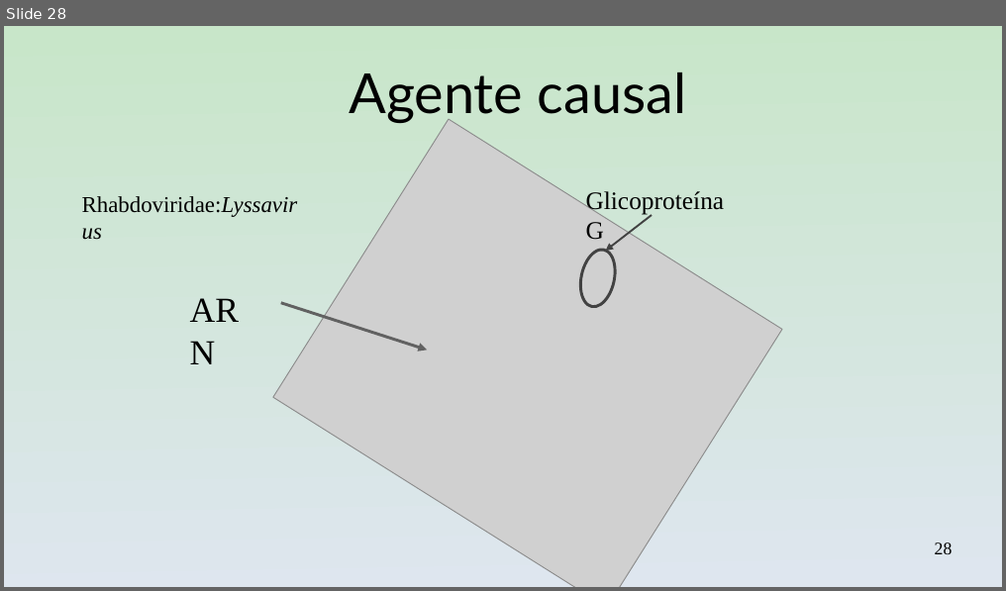
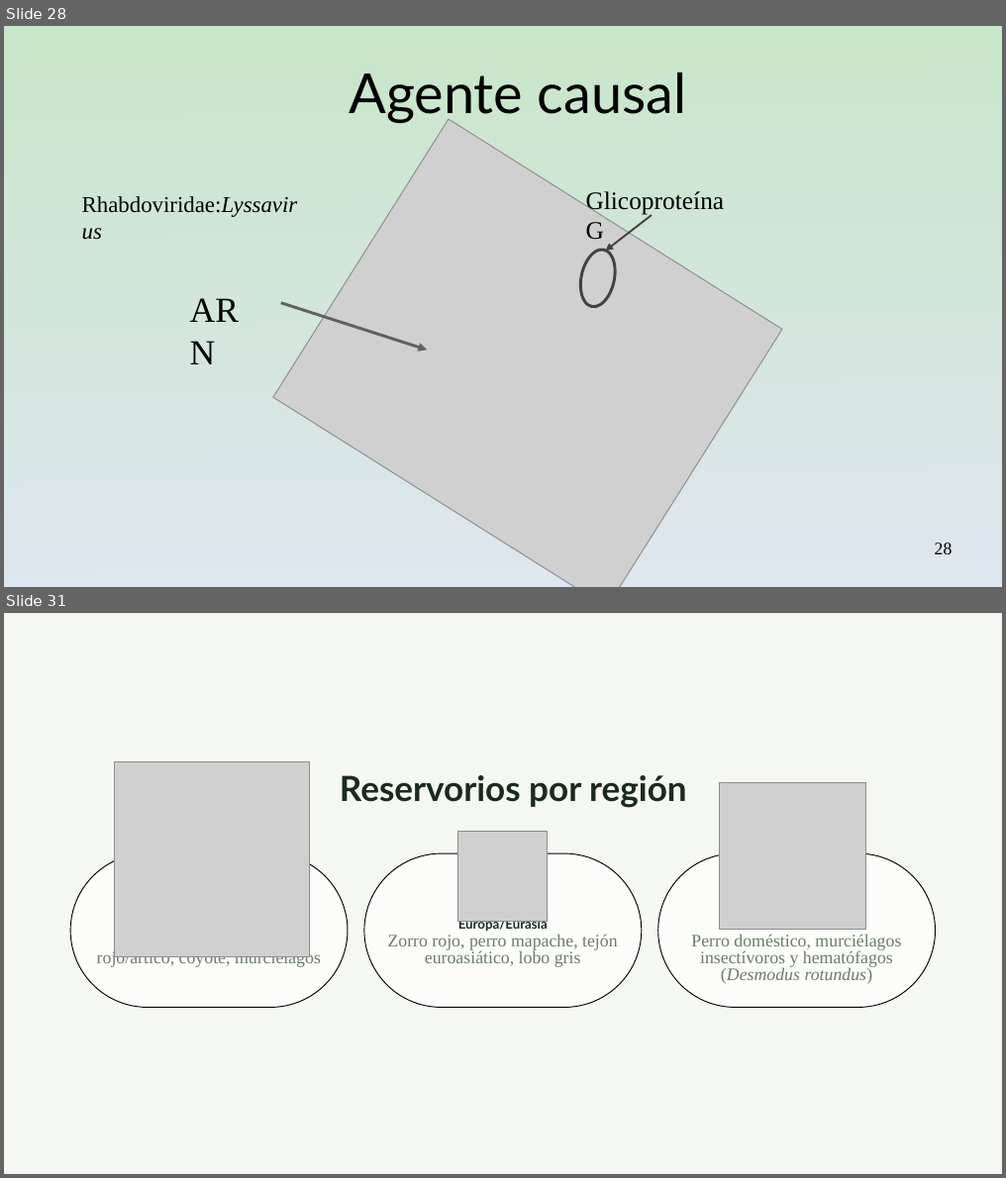
Before and after one commit to gerardommc/Medicina-Cons, a slide deck: Infecciosas.odp. Shown one above the other, each under a label of ours: slide 28 before the commit, slides 28 and 31 after it; the slides between them are not shown. The pictures are 1006x591 and 1006x1178 pixels, drawn with LibreOffice and Linux fonts; fonts in the diff are those of the drawing; grey boxes stand for pictures. Boxes give left, top, right and bottom in pixels: in the first picture for what was removed or moved away, otherwise in the second. Text is boxed around its words. In the diff, an @@ line names an element or a change of style, - is before the commit and + after.

```diff
--- a/Infecciosas.odp
+++ b/Infecciosas.odp
@@ slide 31 added at [4,613,1002,1174], background #F4F7F2 @@
@@ picture added at [115,762,309,958] @@
@@ text added at [340,775,687,808], 27.6 pt, text #1A2B1E, bold @@
+Reservorios por región
@@ picture added at [720,782,866,929] @@
@@ picture added at [457,831,548,921] @@
@@ rounded rectangle added at [70,854,348,1008], fill #FFFFFF at 75% opacity, outline #000000 0.74 pt @@
@@ rounded rectangle added at [364,854,642,1008], fill #FFFFFF at 75% opacity, outline #000000 0.74 pt @@
@@ rounded rectangle added at [658,854,936,1008], fill #FFFFFF at 75% opacity, outline #000000 0.74 pt @@
@@ text added at [388,934,618,967], 14 pt, text #6B7D68 @@
+Zorro rojo, perro mapache, tejón euroasiático, lobo gris
@@ text added at [458,917,548,932], 10.5 pt, text #1A2B1E, bold @@
+Europa/Eurasia
@@ text added at [691,934,901,984], 14 pt, text #6B7D68 @@
+Perro doméstico, murciélagos insectívoros y hematófagos (Desmodus rotundus)
@@ text added at [762,929,830,932], 10.5 pt, text #1A2B1E, bold @@
+Sudamérica
@@ text added at [97,951,321,968], 14 pt, text #6B7D68 @@
+Mapache, zorrillos, zorro rojo/ártico, coyote, murciélagos
```
Also in this commit, not shown: 4 other slides added, 1 slide removed, 2 other files.
